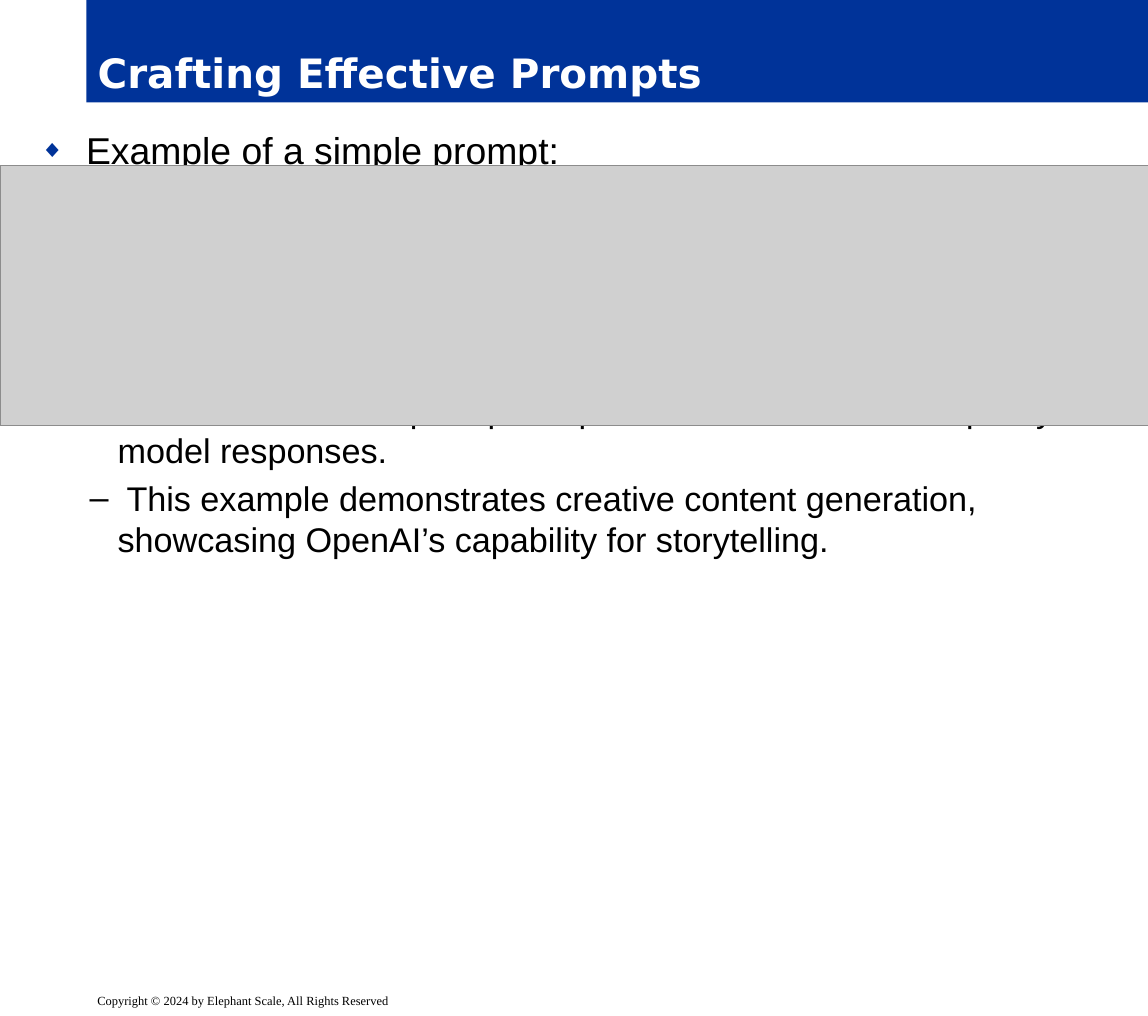
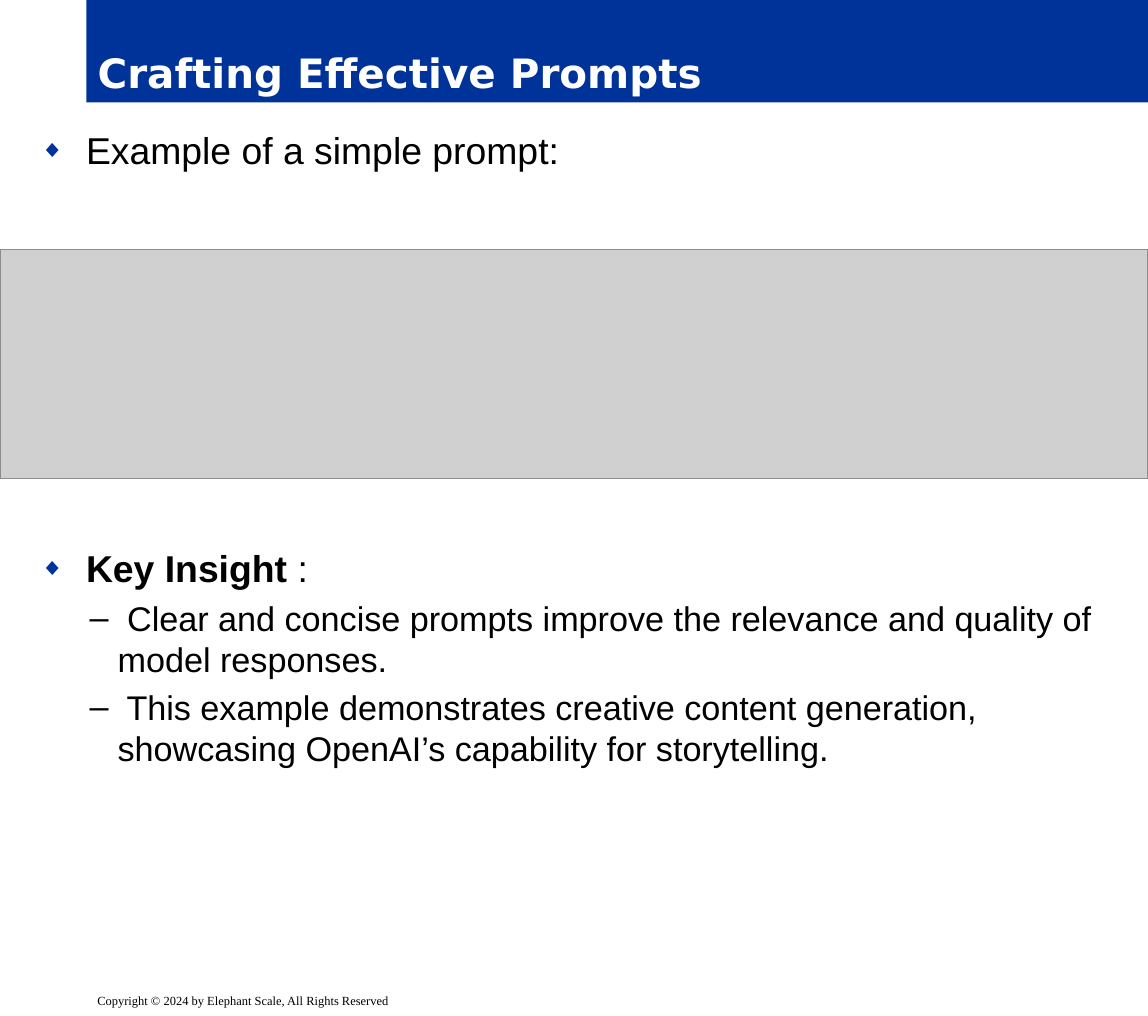
Before and after one commit to elephantscale/es-training-new, a slide deck: slide 5 of building-ai-applications/ready/04__Langchain.pptx. Drawn at 1148x1016 pixels with LibreOffice and Linux fonts; fonts in the diff are those of the drawing; grey boxes stand for pictures; background and template pictures are left out. Boxes give left, top, right and bottom in pixels: in the first picture for what was removed or moved away, otherwise in the second. Text is boxed around its words. In the diff, an @@ line names an element or a change of style, - is before the commit and + after.

```diff
--- a/building-ai-applications/ready/04__Langchain.pptx
+++ b/building-ai-applications/ready/04__Langchain.pptx
@@ text "Example of a simple prompt:" rewrapped from <box>86,137,1091,558</box> to <box>86,137,1091,767</box> @@
@@ picture: place and size @@
-picture at <box>0,166,1148,426</box>
+picture at <box>0,250,1148,479</box>
```
Also in this commit, not shown: 10 other slides changed.
